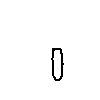
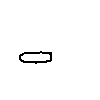
Two versions of the same layered image (100x100). Layer-by-layer changes:
painted on "legs" over [19, 48, 64, 81]
